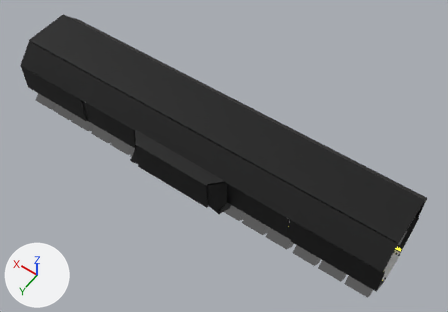
What one commit did to the Blender file Portfolio.blend.
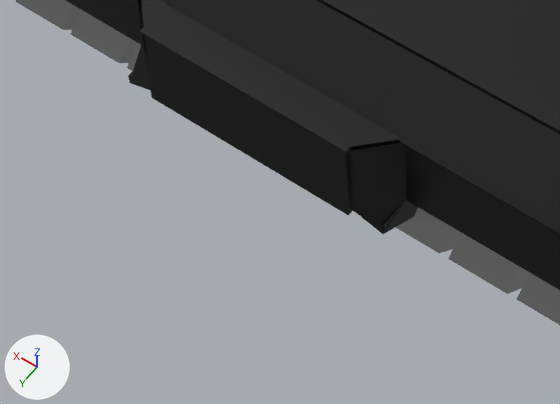
Each version appears first whole from a 50 mm camera at (-176.0, 227.2, 365.0) aimed at (-17.4, 5.2, 16.0), and next in a close-up on the part from 19% to 63% of the width and 43% to 88% of the height. The axes (+X, +Y, +Z) are drawn at lower left. The lights are the same throughout.
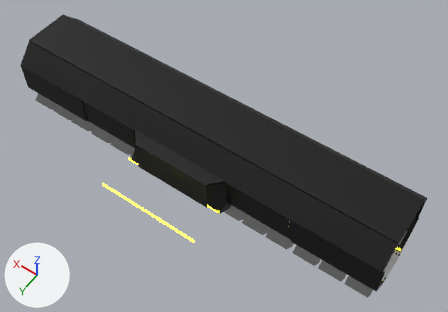
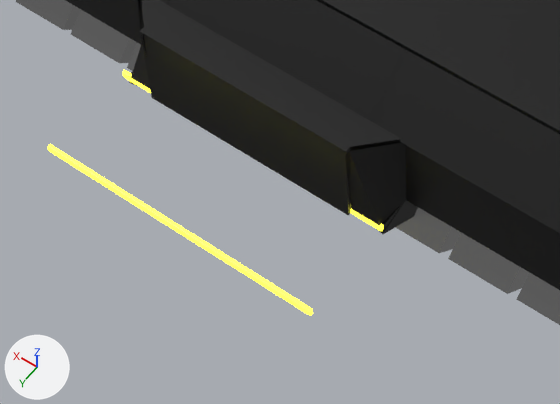
Where the change shows, as pixel boxes (x1, y1, x2, y2) in the close-ups (560 x 404 px):
```json
{"object": "Cube.012", "change": "added", "after": [47, 70, 383, 316], "on screen": "yellow"}
```

Scene script edits in JSON lines:
```json
{"op": "add", "block": "ob_cube_012", "code": ["ob_cube_012 = bpy.data.objects.new('Cube.012', me_cube_009.copy())  # the mesh of ob_cube_008", "ob_cube_012.location = (0.0, 57.3, 17.1)", "ob_cube_012.rotation_euler = (1.571, 0.0, 0.0)  # degrees (90, 0, 0)", "ob_cube_012.scale = (1.32, 1.0, 1.0)"]}
```
